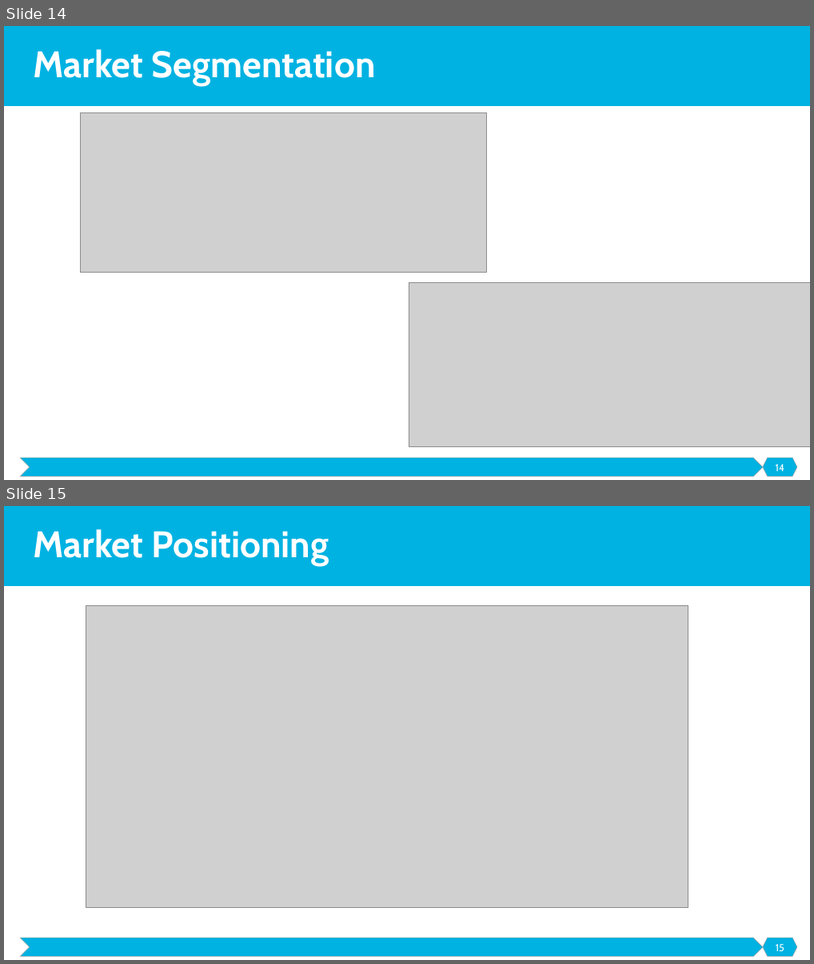
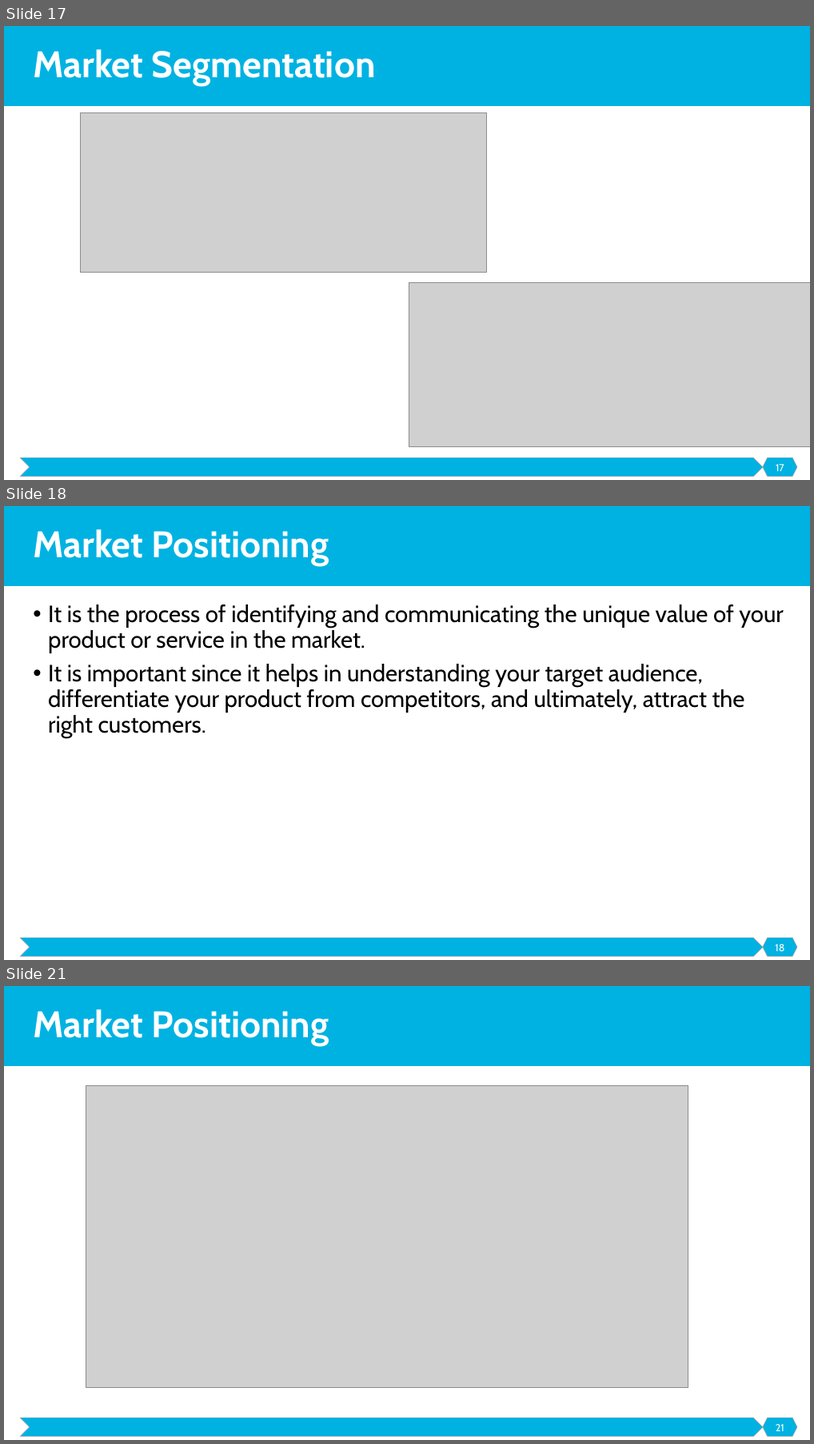
Before and after one commit to malenezi/malenezi, a slide deck: SE495/Lectures/3-Ideation and Design/Ideation and Design.pptx. Shown one above the other, each under a label of ours: slides 14 and 15 before the commit, slides 17, 18 and 21 after it; the slides between them are not shown. The pictures are 814x964 and 814x1444 pixels, drawn with LibreOffice and Linux fonts; fonts in the diff are those of the drawing; grey boxes stand for pictures. Boxes give left, top, right and bottom in pixels: in the first picture for what was removed or moved away, otherwise in the second. Text is boxed around its words. In the diff, an @@ line names an element or a change of style, - is before the commit and + after.

```diff
--- a/SE495/Lectures/3-Ideation and Design/Ideation and Design.pptx
+++ b/SE495/Lectures/3-Ideation and Design/Ideation and Design.pptx
@@ slide 18 added at (4, 506, 810, 960), background #FFFFFF; not listed: 3 template elements that a slide beside it also shows @@
@@ title added at (33, 529, 330, 566), 44 pt, text #FFFFFF, bold @@
+Market Positioning
@@ text added at (48, 604, 784, 738), 28 pt, text #000000 @@
+• It is the process of identifying and communicating the unique value of your product or service in the market.
+• It is important since it helps in understanding your target audience, differentiate your product from competitors, and ultimately, attract the right customers.
@@ page number added at (775, 944, 785, 951), 12 pt, text #FFFFFF @@
+18
@@ what was slide 14 is now slide 17 @@
@@ page number at (776, 464, 785, 471): text changed @@
-14
+17
@@ what was slide 15 is now slide 21 @@
@@ page number at (776, 1424, 785, 1431): text changed @@
-15
+21
```
Also in this commit, not shown: 6 other slides added.
